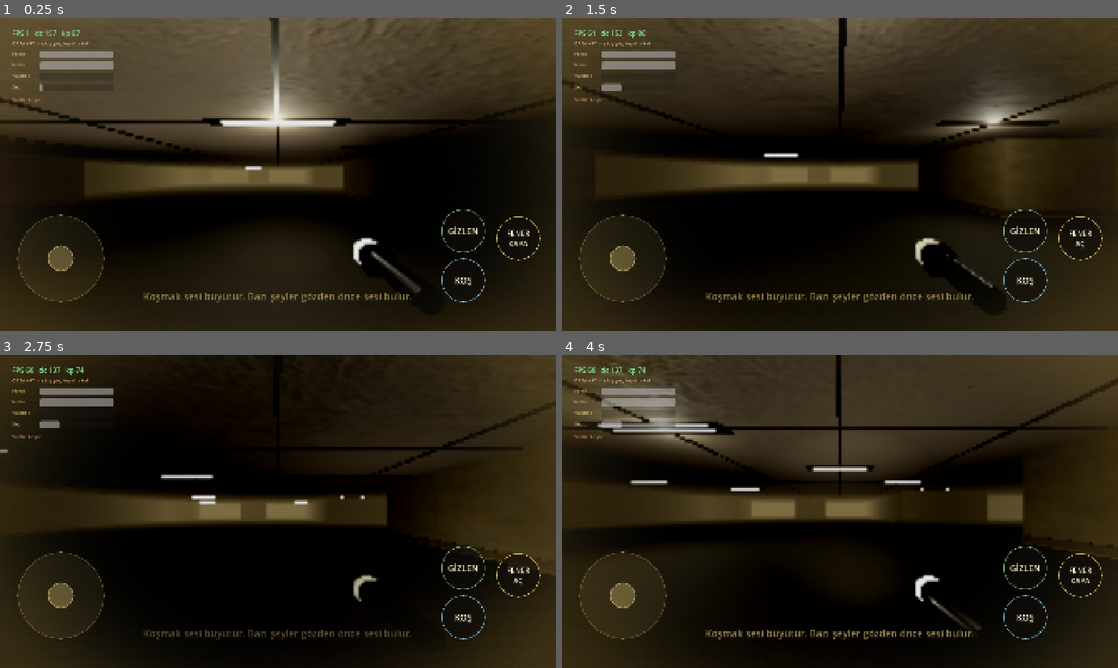
Above: before the commit, frames 1-4 (two rows, left to right).
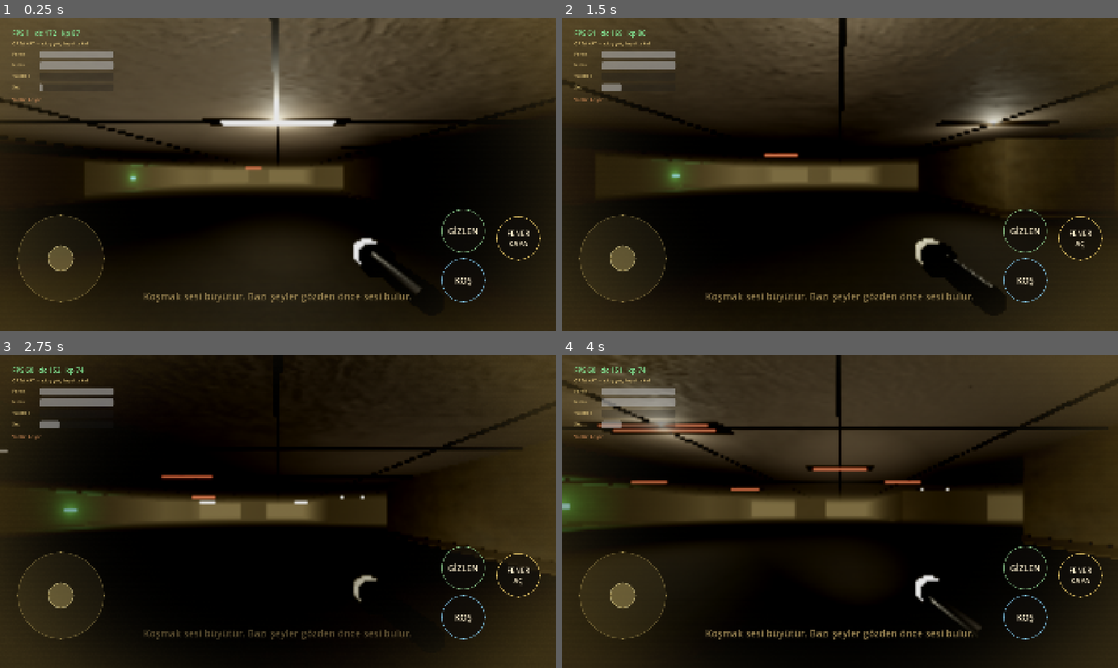
Above: after the commit, the same moments.

Repository: mehmetdem2005/Backrooms
Game: Godot game, scene res://scenes/Main.tscn
The game is run twice, just before and just after one commit, with the same random seed, the same clock (stepped at 60 frames per second) and the same inputs.
Inputs (mouse positions are in pixels of both pictures, inside the frame that each line leads up to):
- Up to frame 1 (0.25 s): no input
- Up to frame 2 (1.5 s): tap Enter at 0.5 s; move the mouse to (867, 174) at 0.52 s; hold W from 0.53 s (still down); tap F at 0.6 s; move the mouse to (812, 174) at 1.27 s; tap Ctrl at 1.35 s
- Up to frame 3 (2.75 s): keep holding W; move the mouse to (289, 505) at 2.02 s; tap C at 2.1 s
- Up to frame 4 (4 s): keep holding W; move the mouse to (834, 517) at 2.77 s; tap Shift at 2.85 s; move the mouse to (878, 514) at 3.52 s; tap F at 3.6 s

The runs differ from the first frame. In frame 1, 0.2% of the frame differs, in the area x 8-48%, y 3-54%; in frame 2, 0.4%; in frame 3, 0.9%; in frame 4, 1.8%, in the area x 0-65%, y 3-57%.

Commit message:
V4 Phase 4: fake exits + red light zones
- Fake exits: builder places ~5 glowing green EXIT signs on wall-adjacent cells
  (scripts/items/FakeExit.gd). Approaching springs a trap: lights black out,
  sign turns red, HUD warns 'CIKIS... degil'; resets after ~8s. The map lies.
- Red light zones: ceiling fixtures turn red in clustered 5x5 pockets
  (_is_red_zone + _emissive_red_material) for uneasy 'red zone' areas.
- GameRoot _create_items spawns fake exits (oriented to face the room) and
  binds hud + light_manager.
Verified: compiles, runs, generation (5 fake exits / 16 batteries), red glow
visible in render.

https://claude.ai/code/session_01NRpMnaAWyeW9sMqBjCT8aX

Diff:
--- a/game_src/scripts/PremiumGameRoot.gd
+++ b/game_src/scripts/PremiumGameRoot.gd
@@ -11,6 +11,7 @@
 const AUDIO_DIRECTOR_SCRIPT: Script = preload("res://scripts/horror/AudioDirector.gd")
 const JUMPSCARE_SCRIPT: Script = preload("res://scripts/horror/JumpscareOverlay.gd")
 const BATTERY_SCRIPT: Script = preload("res://scripts/items/BatteryPickup.gd")
+const FAKE_EXIT_SCRIPT: Script = preload("res://scripts/items/FakeExit.gd")
 
 @export var world_seed: int = 463063
 @export var maze_width: int = 33
@@ -58,6 +59,16 @@
         battery.hud = hud
         add_child(battery)
         battery.global_position = pos
+    # Sahte çıkışlar (tuzak EXIT tabelaları)
+    for i: int in range(level_builder.fake_exit_positions.size()):
+        var fx: Node3D = FAKE_EXIT_SCRIPT.new()
+        fx.hud = hud
+        fx.light_manager = light_manager
+        add_child(fx)
+        fx.global_position = level_builder.fake_exit_positions[i]
+        var d: Vector3 = level_builder.fake_exit_dirs[i]
+        if d.length() > 0.1:
+            fx.rotation.y = atan2(d.x, d.z)
 
 func _process(delta: float) -> void:
     if game_finished:
--- /dev/null
+++ b/game_src/scripts/items/FakeExit.gd
@@ -0,0 +1,71 @@
+extends Node3D
+class_name FakeExit
+
+# Sahte çıkış: çıkış gibi parlayan yeşil EXIT tabelası. Yaklaşınca tuzak:
+# ışıklar kararır, tabela kırmızıya döner, HUD uyarısı. Bir süre sonra resetlenir.
+var hud
+var light_manager
+var _sign_mat: StandardMaterial3D
+var _light: OmniLight3D
+var _triggered: bool = false
+var _reset_timer: float = 0.0
+
+func _ready() -> void:
+    var panel: MeshInstance3D = MeshInstance3D.new()
+    var bm: BoxMesh = BoxMesh.new()
+    bm.size = Vector3(0.92, 0.34, 0.06)
+    panel.mesh = bm
+    _sign_mat = StandardMaterial3D.new()
+    _sign_mat.albedo_color = Color(0.10, 0.7, 0.35, 1.0)
+    _sign_mat.emission_enabled = true
+    _sign_mat.emission = Color(0.15, 1.0, 0.45, 1.0)
+    _sign_mat.emission_energy_multiplier = 3.4
+    panel.material_override = _sign_mat
+    add_child(panel)
+
+    _light = OmniLight3D.new()
+    _light.light_color = Color(0.3, 1.0, 0.5, 1.0)
+    _light.light_energy = 1.4
+    _light.omni_range = 4.5
+    _light.shadow_enabled = false
+    _light.position = Vector3(0.0, 0.0, 0.35)
+    add_child(_light)
+
+    var area: Area3D = Area3D.new()
+    area.collision_layer = 0
+    area.collision_mask = 0xFFFFF
+    area.monitoring = true
+    var col: CollisionShape3D = CollisionShape3D.new()
+    var sh: SphereShape3D = SphereShape3D.new()
+    sh.radius = 2.8
+    col.shape = sh
+    area.add_child(col)
+    add_child(area)
+    area.body_entered.connect(_on_enter)
+
+func _process(delta: float) -> void:
+    if _triggered:
+        _reset_timer -= delta
+        if _reset_timer <= 0.0:
+            _restore()
+
+func _on_enter(body: Node3D) -> void:
+    if _triggered or not body.has_method("add_flashlight_battery"):
+        return
+    _triggered = true
+    _reset_timer = 8.0
+    _sign_mat.emission = Color(1.0, 0.10, 0.05, 1.0)
+    _sign_mat.emission_energy_multiplier = 1.2
+    _light.light_color = Color(1.0, 0.2, 0.1, 1.0)
+    _light.light_energy = 0.7
+    if light_manager != null and light_manager.has_method("trigger_blackout"):
+        light_manager.trigger_blackout(1.1)
+    if hud != null and hud.has_method("set_hint"):
+        hud.set_hint("ÇIKIŞ… değil. Burası seni kandırıyor.")
+
+func _restore() -> void:
+    _triggered = false
+    _sign_mat.emission = Color(0.15, 1.0, 0.45, 1.0)
+    _sign_mat.emission_energy_multiplier = 3.4
+    _light.light_color = Color(0.3, 1.0, 0.5, 1.0)
+    _light.light_energy = 1.4
--- a/game_src/scripts/level/PremiumBackroomsBuilder.gd
+++ b/game_src/scripts/level/PremiumBackroomsBuilder.gd
@@ -29,6 +29,8 @@
 var enemy_world_position: Vector3 = Vector3.ZERO
 var fixture_positions: Array[Vector3] = []
 var battery_positions: Array[Vector3] = []
+var fake_exit_positions: Array[Vector3] = []
+var fake_exit_dirs: Array[Vector3] = []
 var chunks: Array[Node3D] = []
 var exit_area: Area3D
 var event_positions: Array[Vector3] = []
@@ -61,6 +63,7 @@
 var _grate_material: Material
 var _ceiling_grid_material: Material
 var _emissive_material: Material
+var _emissive_red_material: Material
 var _exit_material: Material
 var _ramp_material: Material
 
@@ -398,6 +401,29 @@
             continue
         used[keyc] = true
         battery_positions.append(grid_to_world(cell, 0.55))
+    _pick_fake_exits()
+
+func _pick_fake_exits() -> void:
+    # Sahte çıkışlar: duvar komşusu açık hücrelerde, çıkış gibi görünen tuzak tabelalar.
+    fake_exit_positions.clear()
+    fake_exit_dirs.clear()
+    if _open_cells.is_empty():
+        return
+    var dirs: Array[Vector2i] = [Vector2i(1, 0), Vector2i(-1, 0), Vector2i(0, 1), Vector2i(0, -1)]
+    var want: int = 5
+    var tries: int = want * 16
+    while fake_exit_positions.size() < want and tries > 0:
+        tries -= 1
+        var cell: Vector3i = _open_cells[_rng.randi_range(0, _open_cells.size() - 1)]
+        if cell == start_cell or _water_cells.has("%d:%d:%d" % [cell.y, cell.x, cell.z]):
+            continue
+        for d: Vector2i in dirs:
+            if _get_cell(cell.y, cell.x + d.x, cell.z + d.y) != 0:
+                var center: Vector3 = grid_to_world(cell, 0.0)
+                var wall_off: float = cell_size * 0.5 - 0.08
+                fake_exit_positions.append(center + Vector3(float(d.x) * wall_off, 1.45, float(d.y) * wall_off))
+                fake_exit_dirs.append(Vector3(-float(d.x), 0.0, -float(d.y)))
+                break
 
 func _cell_distance_squared(a: Vector3i, b: Vector3i) -> float:
     var dx: int = a.x - b.x
@@ -574,9 +600,11 @@
                     if _should_fixture(cell):
                         var fp: Vector3 = center + Vector3(0.0, ceiling_height - 0.08, 0.0)
                         fixture_positions.append(fp)
+                        # Kırmızı ışık bölgesi: bazı armatürler kırmızı (tedirgin edici)
+                        var ft: String = "fixture_red" if _is_red_zone(cell) else "fixture"
                         _bpush(bucket, "housing", _scaled_transform(Vector3(cell_size * 0.72, 0.13, 0.60), fp + Vector3(0.0, 0.05, 0.0)))
-                        _bpush(bucket, "fixture", _scaled_transform(Vector3(cell_size * 0.58, 0.05, 0.12), fp + Vector3(0.0, 0.0, -0.13)))
-                        _bpush(bucket, "fixture", _scaled_transform(Vector3(cell_size * 0.58, 0.05, 0.12), fp + Vector3(0.0, 0.0, 0.13)))
+                        _bpush(bucket, ft, _scaled_transform(Vector3(cell_size * 0.58, 0.05, 0.12), fp + Vector3(0.0, 0.0, -0.13)))
+                        _bpush(bucket, ft, _scaled_transform(Vector3(cell_size * 0.58, 0.05, 0.12), fp + Vector3(0.0, 0.0, 0.13)))
                     # Tavan havalandırma ızgarası (paslı metal grate)
                     if not is_water and _should_vent(cell):
                         _bpush(bucket, "vent", _scaled_transform(Vector3(cell_size * 0.5, 0.04, cell_size * 0.3), center + Vector3(0.0, ceiling_height - 0.10, 0.0)))
@@ -713,6 +741,7 @@
         "vent": return [false, _grate_material]
         "housing": return [false, _metal_material]
         "fixture": return [false, _emissive_material]
+        "fixture_red": return [false, _emissive_red_material]
         "ramp": return [false, _ramp_material]
     return [false, _wall_material]
 
@@ -822,6 +851,11 @@
     var h: int = abs(cell.x * 19349663 ^ cell.z * 83492791 ^ (world_seed + cell.y * 11))
     return h % 13 == 0
 
+func _is_red_zone(cell: Vector3i) -> bool:
+    # 5x5 bloklar halinde kümelenmiş kırmızı ışık cepleri (tek tek değil, bölge hissi)
+    var h: int = abs(int(cell.x / 5) * 49979687 ^ int(cell.z / 5) * 86028121 ^ (world_seed + cell.y * 13))
+    return h % 7 == 0
+
 func _box_mesh() -> BoxMesh:
     if _box_mesh_shared == null:
         _box_mesh_shared = BoxMesh.new()
@@ -910,6 +944,15 @@
     emissive.emission = Color(1.0, 0.95, 0.72, 1.0)
     emissive.emission_energy_multiplier = 4.6
     _emissive_material = emissive
+
+    # Kırmızı ışık bölgesi armatürü (tedirgin edici cepler)
+    var emissive_red: StandardMaterial3D = StandardMaterial3D.new()
+    emissive_red.albedo_color = Color(0.9, 0.2, 0.18, 1.0)
+    emissive_red.roughness = 0.2
+    emissive_red.emission_enabled = true
+    emissive_red.emission = Color(1.0, 0.10, 0.06, 1.0)
+    emissive_red.emission_energy_multiplier = 4.0
+    _emissive_red_material = emissive_red
 
 func _make_pbr(set_name: String, tint: Color, metallic_value: float, rough_value: float, uv_scale: Vector3, use_normal: bool, use_roughness: bool = false) -> StandardMaterial3D:
     var m: StandardMaterial3D = StandardMaterial3D.new()
Not shown, added: game_src/scripts/items/FakeExit.gd.uid
